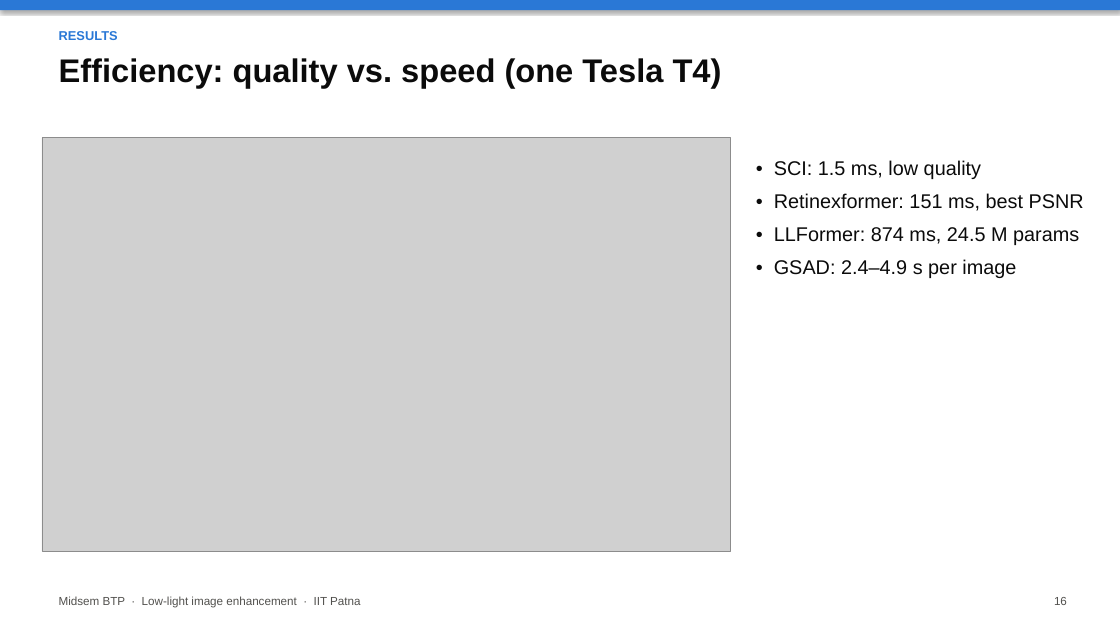
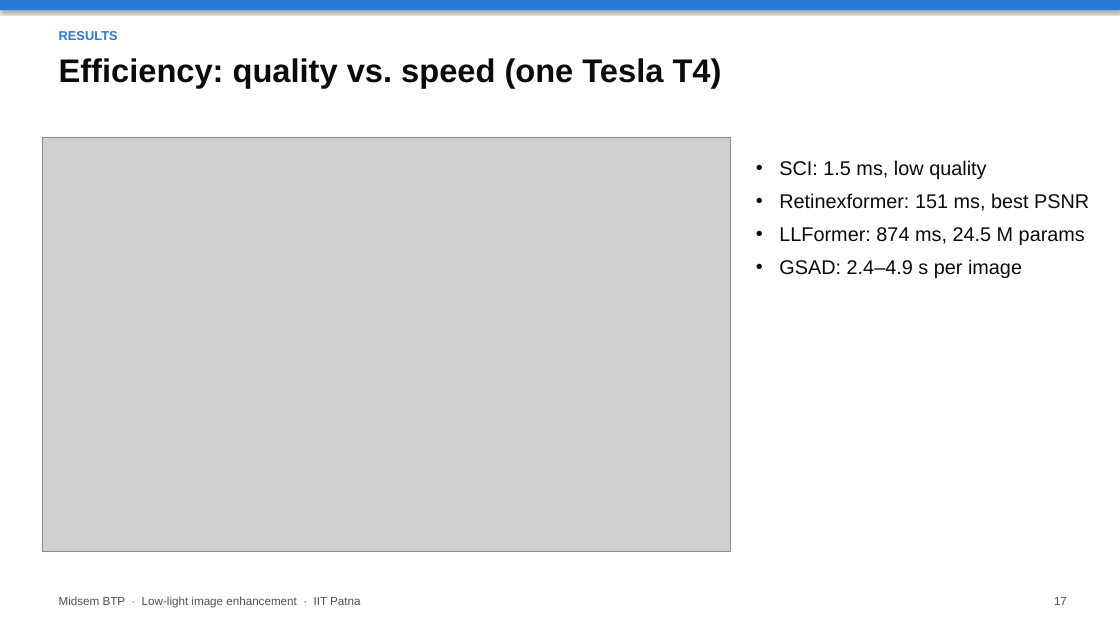
Before and after one commit to Crazycraftie/low-light-enhancement-btp, a slide deck: slide 17 of presentation/midsem.pptx (slide 16 before the commit). Drawn at 1120x630 pixels with LibreOffice and Linux fonts; fonts in the diff are those of the drawing; grey boxes stand for pictures. Boxes give left, top, right and bottom in pixels: in the first picture for what was removed or moved away, otherwise in the second. Text is boxed around its words. In the diff, an @@ line names an element or a change of style, - is before the commit and + after.

```diff
--- a/presentation/midsem.pptx
+++ b/presentation/midsem.pptx
@@ text at bbox=[779, 160, 1089, 278]: text changed @@
-• SCI: 1.5 ms, low quality
-• Retinexformer: 151 ms, best PSNR
-• LLFormer: 874 ms, 24.5 M params
-• GSAD: 2.4–4.9 s per image
+• SCI: 1.5 ms, low quality
+• Retinexformer: 151 ms, best PSNR
+• LLFormer: 874 ms, 24.5 M params
+• GSAD: 2.4–4.9 s per image
@@ text at bbox=[1054, 597, 1067, 605]: text changed @@
-16
+17
```
Also in this commit, not shown: 17 other slides changed, 1 slide added, 3 other files.
